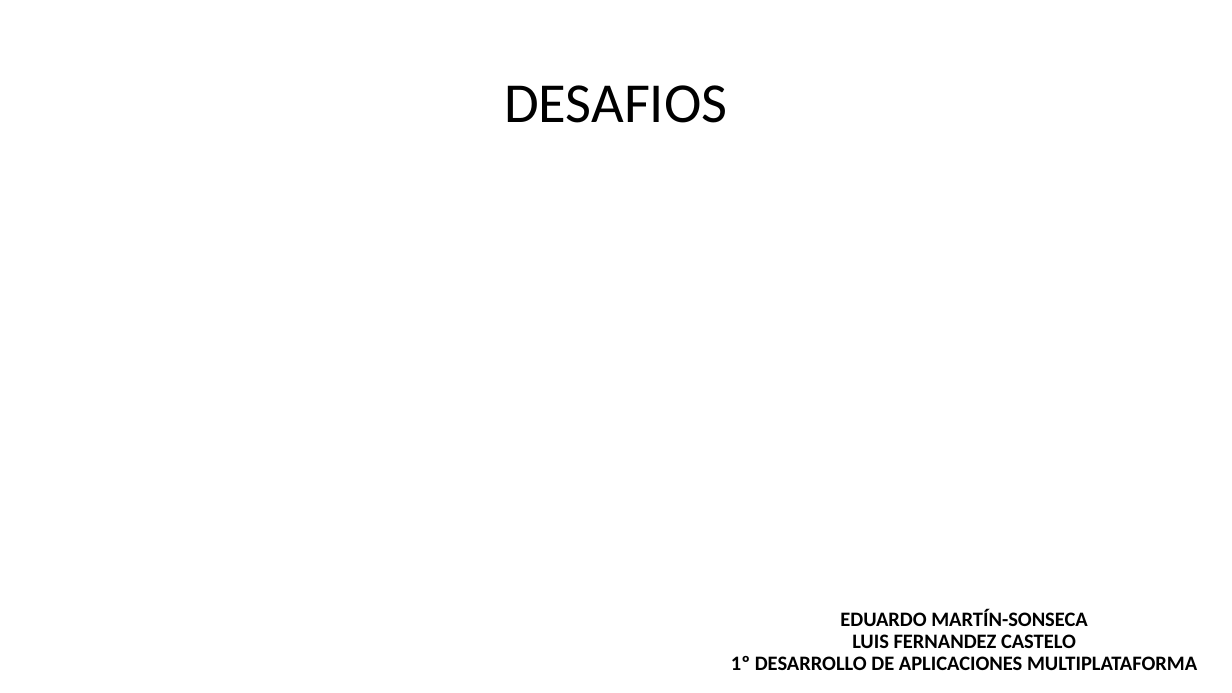
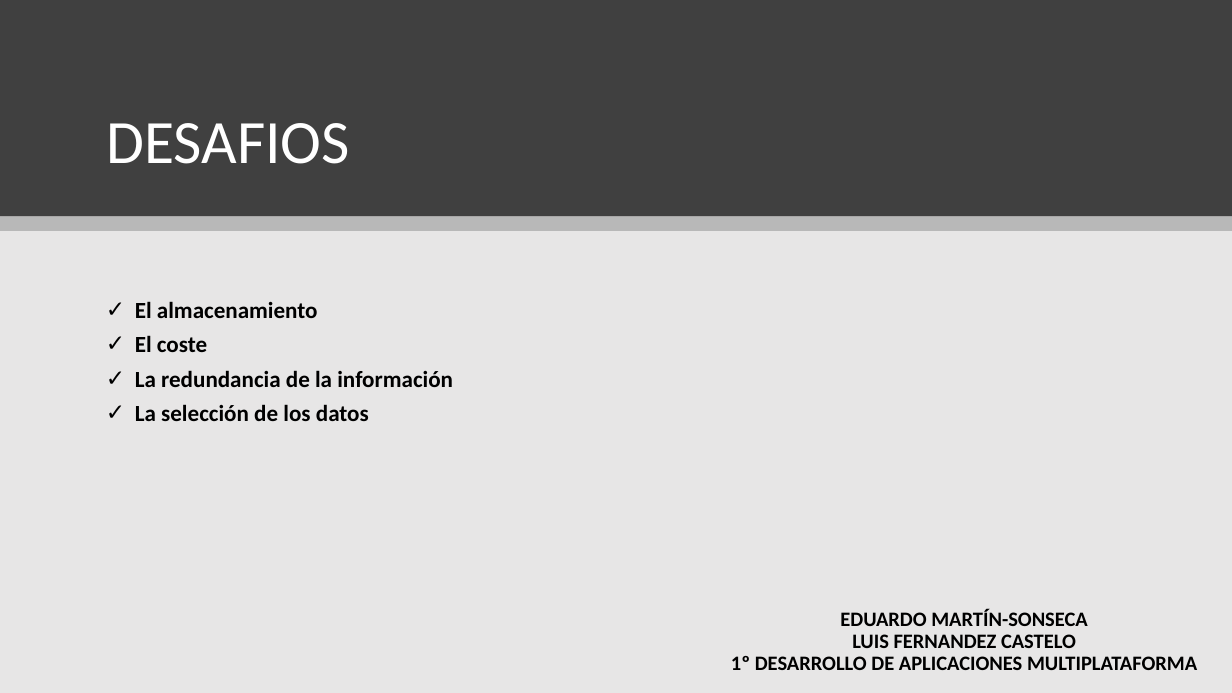
Before and after one commit to maraloeDev/Grado_SuperiorDAM, a slide deck: slide 15 of Bases de Datos/1º Evaluación/Ejercicios/Ejercicio2/Explotación de bases de datos Big Data.pptx (slide 11 before the commit). Drawn at 1232x693 pixels with LibreOffice and Linux fonts; fonts in the diff are those of the drawing. Boxes give left, top, right and bottom in pixels: in the first picture for what was removed or moved away, otherwise in the second. Text is boxed around its words. In the diff, an @@ line names an element or a change of style, - is before the commit and + after.

```diff
--- a/Bases de Datos/1º Evaluación/Ejercicios/Ejercicio2/Explotación de bases de datos Big Data.pptx
+++ b/Bases de Datos/1º Evaluación/Ejercicios/Ejercicio2/Explotación de bases de datos Big Data.pptx
@@ rectangle added at (x1=0, y1=0, x2=1232, y2=693), fill #E7E6E6 @@
@@ rectangle added at (x1=0, y1=0, x2=1232, y2=216), fill #404040 @@
@@ title "DESAFIOS" moved from (x1=504, y1=85, x2=727, y2=123) to (x1=106, y1=123, x2=350, y2=164) @@
@@ title "DESAFIOS" at (x1=106, y1=123, x2=350, y2=164): size 44 to 48 pt, text colour #000000 to #FFFFFF; alignment centre to left; vertical alignment middle to bottom @@
@@ rectangle added at (x1=0, y1=216, x2=1232, y2=231), fill #000000 at 20% opacity @@
@@ text added at (x1=135, y1=301, x2=453, y2=421), 18 pt, text #000000, bold @@
+✓ El almacenamiento
+✓ El coste
+✓ La redundancia de la información
+✓ La selección de los datos
```
Also in this commit, not shown: 3 other slides changed, 4 slides added, 1 slide removed.
